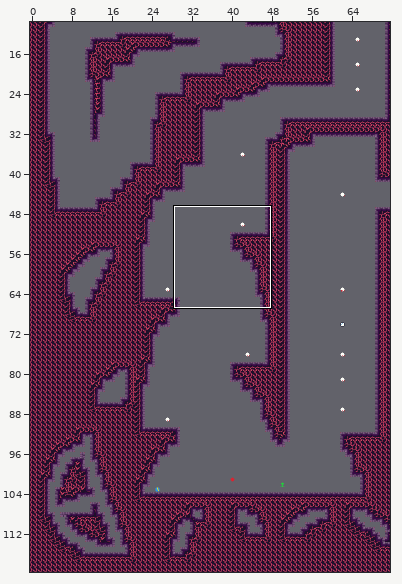
Two states of a Tiled map (JSON), assets/world/room/fire1a.json. Above, an overview of the earlier version with the close-up marked.
Close-up. Before the commit:
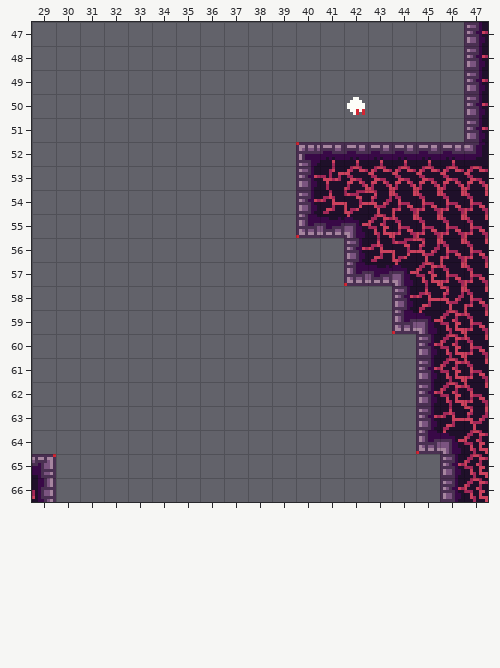
Cells are 8x8 px. Shown: x 29..47, y 47..66. The commit also changed other parts of the map, which this record leaves out.
New version:
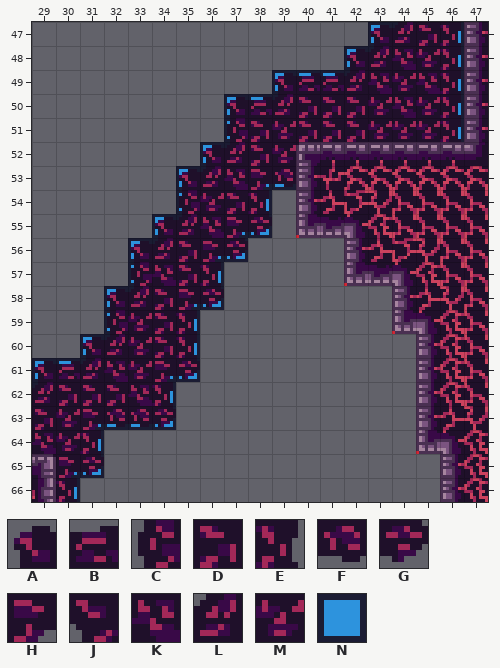
Key: from "fire_bg_decal": A 0, B 1, C 13, D 14, E 15, F 27, G 28, H 39, J 40, K 41, L 53, M 54; from "tools": N 20.
_ is an empty cell.
Tiles of an added or newly shown layer are drawn over the layers below it.
From old to new:
Layer "bg_draft" (added):
y 47: x 43..44 __ -> NN; x 46 _ -> N
y 48: x 42..43 __ -> NN; x 46 _ -> N
y 49: x 39..42 ____ -> NNNN; x 46 _ -> N
y 50: x 37..39 ___ -> NNN; x 46 _ -> N
y 51: x 37 _ -> N; x 46 _ -> N
y 52: x 36..37 __ -> NN
y 53: x 35..36 __ -> NN; x 38..39 __ -> NN
y 54: x 35 _ -> N; x 38 _ -> N
y 55: x 34..35 __ -> NN; x 37..38 __ -> NN
y 56: x 33..34 __ -> NN; x 36..37 __ -> NN
y 57: x 33 _ -> N; x 36 _ -> N
y 58: x 32..33 __ -> NN; x 35..36 __ -> NN
y 59: x 32 _ -> N; x 35 _ -> N
y 60: x 31..32 __ -> NN; x 35 _ -> N
y 61: x 29..31 ___ -> NNN; x 34..35 __ -> NN
y 62: x 29 _ -> N; x 34 _ -> N
y 63: x 31..34 ____ -> NNNN
y 64: x 31 _ -> N
y 65: x 30..31 __ -> NN
y 66: x 30 _ -> N
Layer "bg":
y 47: x 43..46 ____ -> ALDE
y 48: x 42..46 _____ -> ALKME
y 49: x 39..46 ________ -> ABBLKMKE
y 50: x 37..46 __________ -> ABLDDDMKME
y 51: x 37..46 __________ -> CDMDDDMMME
y 52: x 36..40 _____ -> ALDMH
y 53: x 35..39 _____ -> ALKHF
y 54: x 35..38 ____ -> CMDE
y 55: x 34..38 _____ -> ALKHG
y 56: x 33..37 _____ -> ALDHG
y 57: x 33..36 ____ -> CKDE
y 58: x 32..36 _____ -> ALDHG
y 59: x 32..35 ____ -> CMDE
y 60: x 31..35 _____ -> ALMDE
y 61: x 29..35 _______ -> ABLKMHG
y 62: x 29..34 ______ -> LDDDKE
y 63: x 29..34 ______ -> DMHFFG
y 64: x 29..31 ___ -> KME
y 65: x 29..31 ___ -> JHG
y 66: x 30 _ -> E
Where, in picture pixels (left, top, right, bottom), the same in both close-ups:
added: (32, 22, 464, 502)
